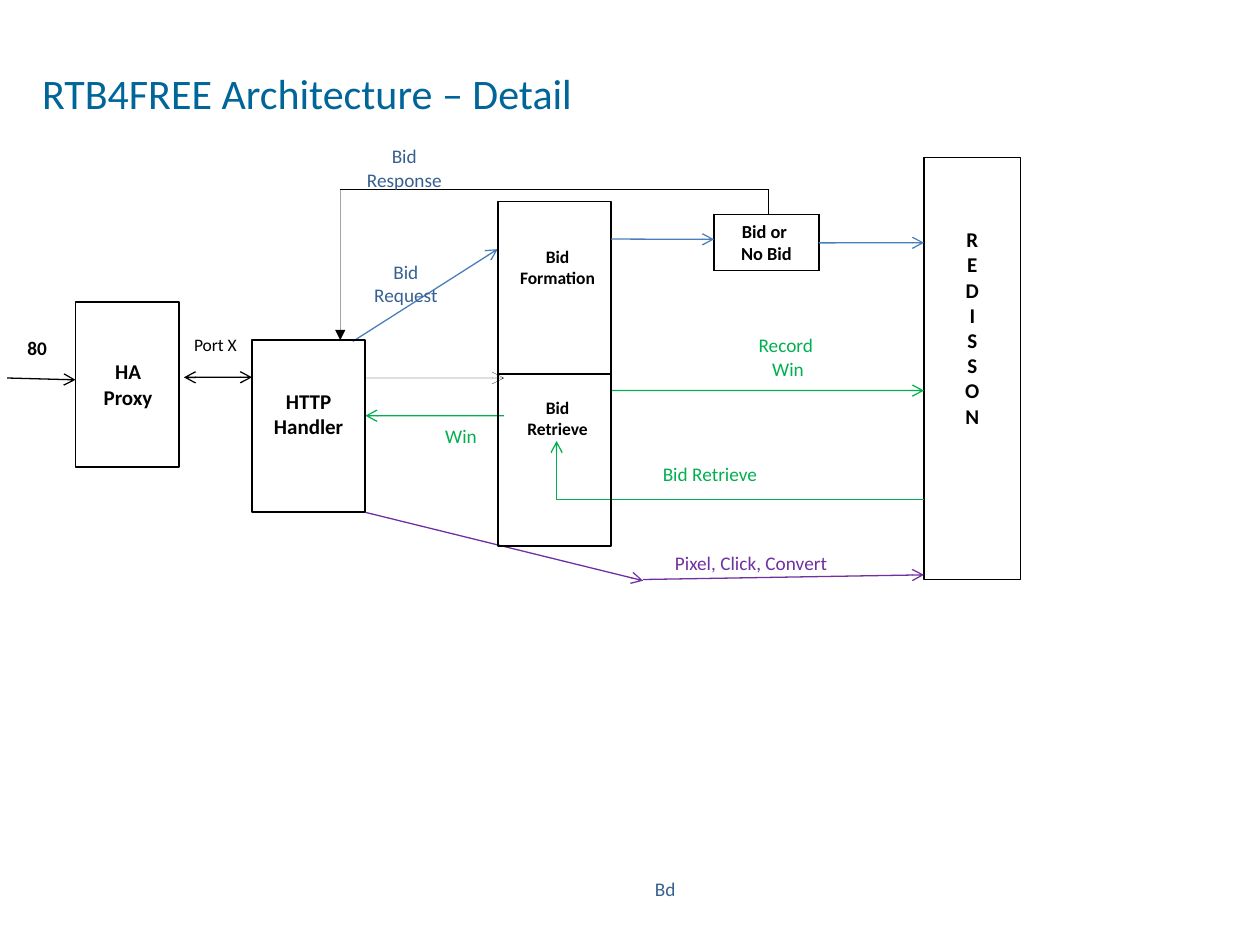
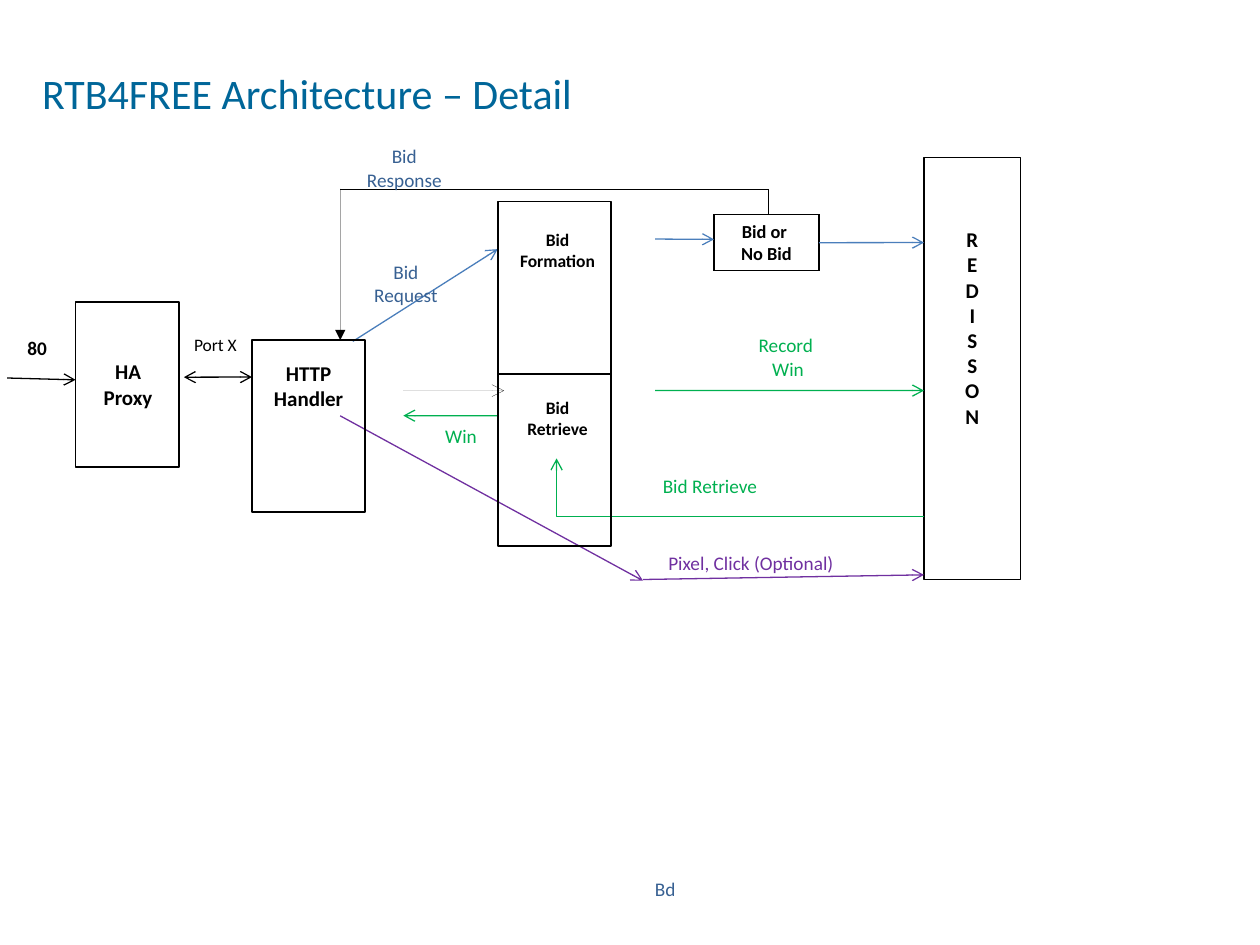
Before and after one commit to benmfaul/XRTB, a slide deck: slide 3 of www/arch/RTB_architecture_mod3.odp. Drawn at 1260x945 pixels with LibreOffice and Linux fonts; fonts in the diff are those of the drawing. Boxes give left, top, right and bottom in pixels: in the first picture for what was removed or moved away, otherwise in the second. Text is boxed around its words. In the diff, an @@ line names an element or a change of style, - is before the commit and + after.

```diff
--- a/www/arch/RTB_architecture_mod3.odp
+++ b/www/arch/RTB_architecture_mod3.odp
@@ text "Bid": place and size @@
-text "Bid" at [520, 250, 595, 284]
+text "Bid" at [520, 233, 595, 267]
@@ arrow moved from (611, 239) - (714, 239) to (655, 239) - (714, 239) @@
@@ text "HTTP": place and size @@
-text "HTTP" at [274, 395, 343, 434]
+text "HTTP" at [274, 367, 343, 406]
@@ arrow moved from (365, 513) - (643, 581) to (340, 416) - (643, 581) @@
@@ arrow moved from (365, 416) - (504, 416) to (403, 416) - (498, 416) @@
@@ arrow moved from (365, 378) - (504, 378) to (403, 391) - (504, 391) @@
@@ arrow moved from (611, 391) - (924, 391) to (655, 391) - (924, 391) @@
@@ elbow arrow moved from (924, 499) - (557, 441) to (924, 517) - (557, 459) @@
@@ text "Bid Retrieve": place and size @@
-text "Bid Retrieve" at [663, 467, 757, 481]
+text "Bid Retrieve" at [663, 479, 757, 493]
@@ text at [668, 556, 833, 573]: text changed @@
-Pixel, Click, Convert
+Pixel, Click (Optional)
```
Also in this commit, not shown: 3 other slides changed, 1 other file.
